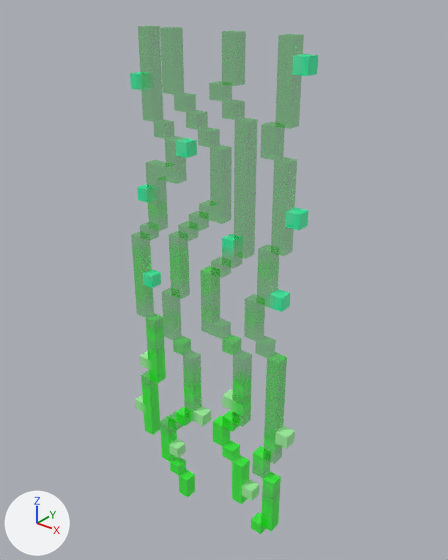
What one commit did to the FBX model KatzeStudios/Assets/3D/FBX/Templo 2/Enredadera 2.fbx.
Both versions are drawn from a camera (50 mm lens) standing at (0.0335, -0.0115, 0.0228) and looking at (0.0075, 0.0211, 0.0026). Arrows for +X, +Y and +Z are at lower left; the lights stay in place. Where no turn or scale is listed for an object, it has been applied to the vertices. Vertices at the same position are counted once.

In view in the first picture: 'enredadera_2:Mesh'.
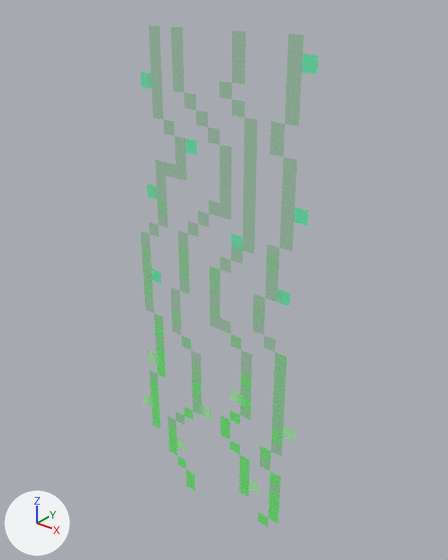
Scene script edits in JSON lines:
```json
{"block": "me_mesh", "where": "# used by ob_enredadera_2_mesh; location = (0.0, 0.0, 0.0)"}
{"op": "remove", "block": "me_mesh", "code": "me_mesh.from_pydata(...)  # 436 vertices, 760 faces; spans x -0.001..0.015, y 0.019..0.02, z -0.019..0.02"}
{"op": "add", "block": "me_mesh", "code": "me_mesh.from_pydata(...)  # 218 vertices, 138 faces; spans x -0.001..0.015, y 0.02, z -0.019..0.02"}
{"block": "me_mesh", "change": "me_mesh part 1: 218 vertices removed from x -0.001..0.015, y 0.019, z -0.019..0.02"}
```

What differs and where, as boxes [x1, y1, x2, y2] in the pictures (448 x 560 px):
```json
{"object": "enredadera_2:Mesh", "change": "reshaped", "before": [130, 54, 318, 534], "after": [141, 54, 318, 527]}
{"part": 1, "of": "me_mesh", "change": "deleted", "before": [130, 54, 318, 534], "on screen": "green"}
```
